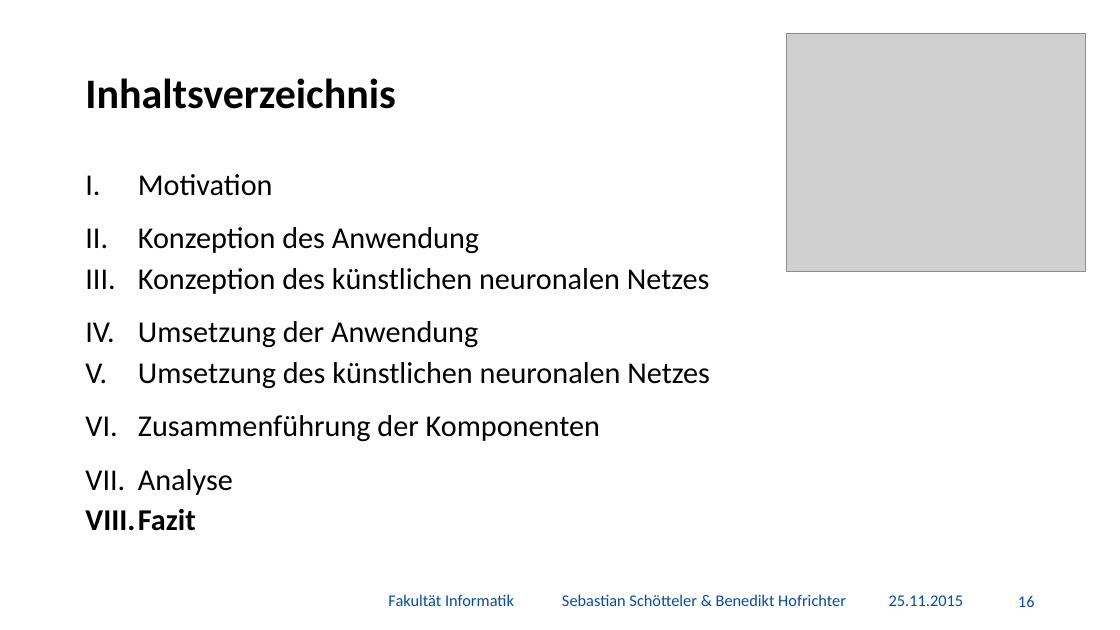
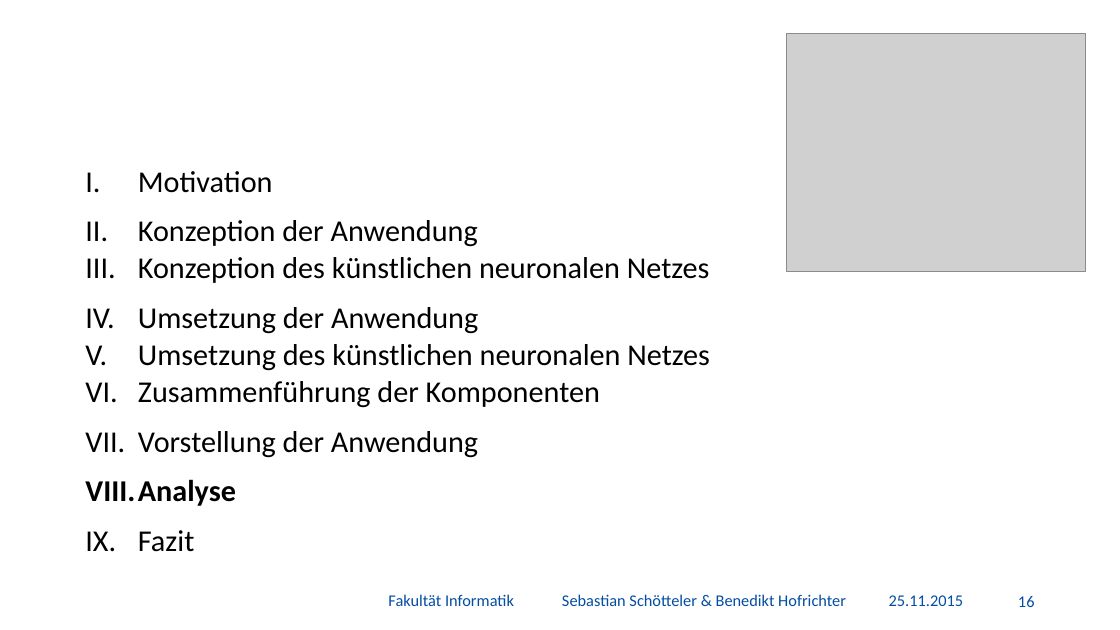
Before and after one commit to BenediktGitGit/soco15, a slide deck: slide 17 of 3b) Vortrag/Präsentation.pptx. Drawn at 1120x630 pixels with LibreOffice and Linux fonts; fonts in the diff are those of the drawing; grey boxes stand for pictures; background and template pictures are left out. Boxes give left, top, right and bottom in pixels: in the first picture for what was removed or moved away, otherwise in the second. Text is boxed around its words. In the diff, an @@ line names an element or a change of style, - is before the commit and + after.

```diff
--- a/3b) Vortrag/Präsentation.pptx
+++ b/3b) Vortrag/Präsentation.pptx
@@ title removed at <box>85,78,395,109</box> @@
-Inhaltsverzeichnis
@@ text at <box>85,171,710,552</box>: bold on in "Analyse"; bold off in "Fazit"; line spacing 0.8 to 0.7 @@
@@ text at <box>138,220,478,247</box>: text changed @@
-II. Konzeption des Anwendung
+II. Konzeption der Anwendung
@@ text at <box>138,431,478,458</box>: paragraph added @@
+VII. Vorstellung der Anwendung
```
Also in this commit, not shown: 10 other slides changed, 2 slides added, 15 other files.
